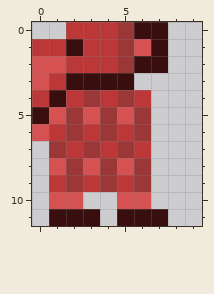
Pixel-art sprite, stored at AridArnold/Content/Enemies/Ranger/Charge3.png. Above is the file before it was changed.
The file is 10x12 pixels.
Now the later version:
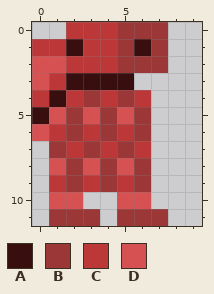
Palette (. is transparent): A #380e0e  B #9b3737  C #bc3838  D #d65151
Changes in this commit:
y 0: x 6..7 AA -> BB
y 1: x 6..7 DA -> AB
y 2: x 6..7 AA -> BB
y 11: x 1..3 AAA -> BBB; x 5..7 AAA -> BBB
Pixel boxes of the changes (left, top, right, bottom) in both pictures:
changed: (134, 22, 168, 73)
changed: (49, 209, 168, 226)
